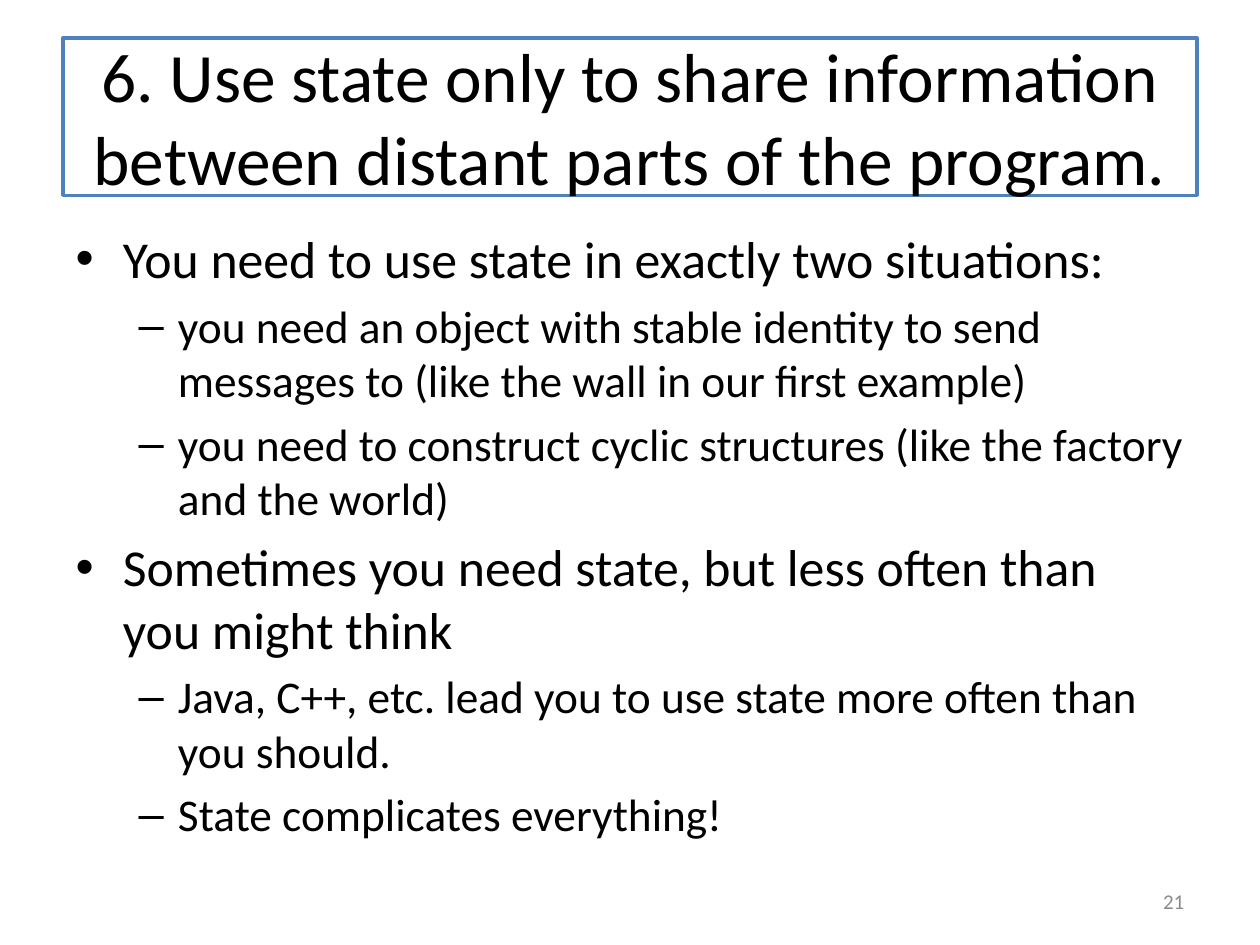
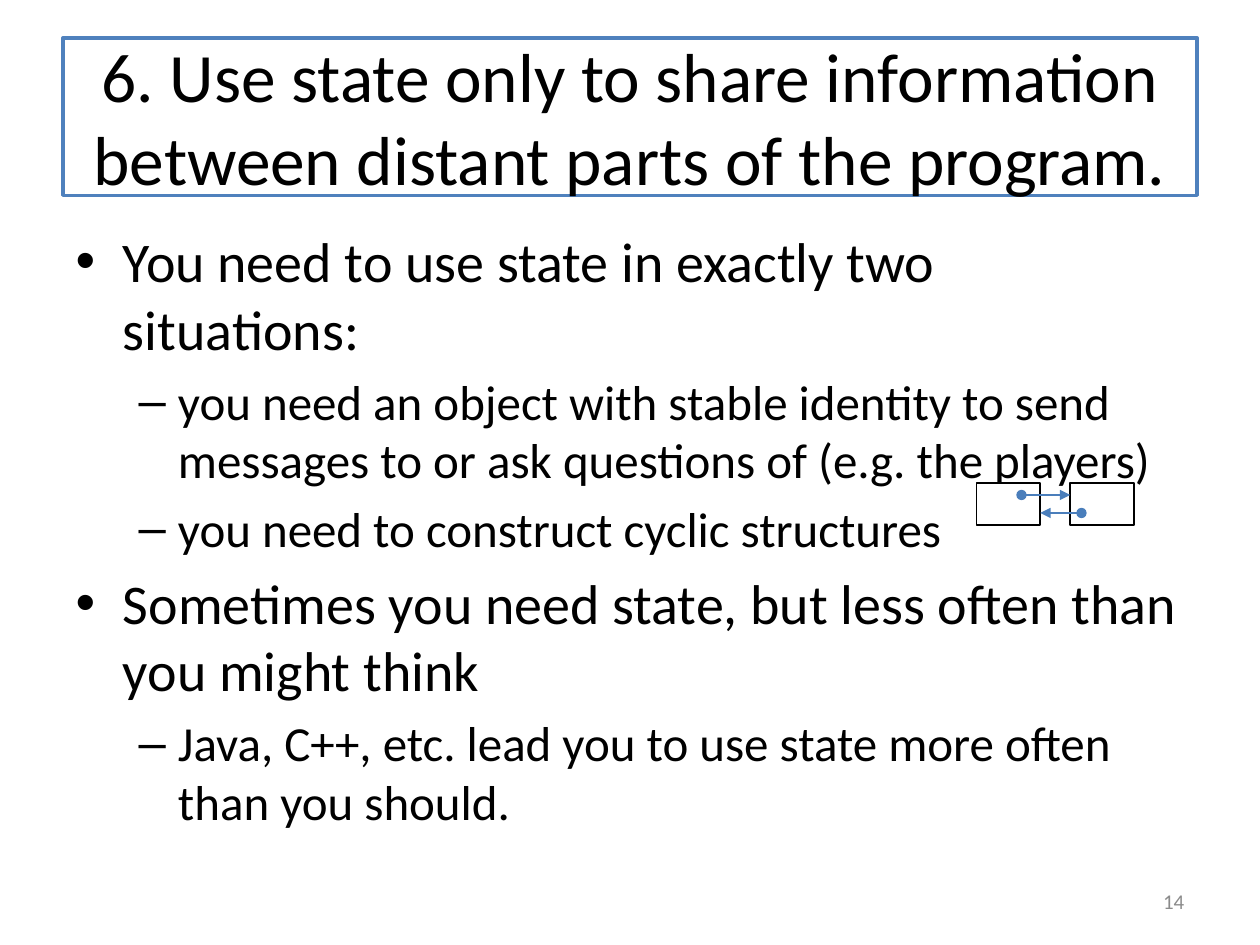
Before and after one commit to mwand/cs5010f17, a slide deck: slide 14 of Slides/Lesson 12.1 The Last Lecture.pptx (slide 21 before the commit). Drawn at 1260x945 pixels with LibreOffice and Linux fonts; fonts in the diff are those of the drawing. Boxes give left, top, right and bottom in pixels: in the first picture for what was removed or moved away, otherwise in the second. Text is boxed around its words. In the diff, an @@ line names an element or a change of style, - is before the commit and + after.

```diff
--- a/Slides/Lesson 12.1 The Last Lecture.pptx
+++ b/Slides/Lesson 12.1 The Last Lecture.pptx
@@ text at box(123, 243, 1175, 828): size 29.6 to 32 pt in "You need to use state in exactly ...", "Sometimes you need state, but less often ..."; size 25.9 to 28 pt in "Java, C++, etc. lead you to use ..." @@
@@ text at box(178, 386, 1150, 555): text changed; size 25.9 to 28 pt @@
-  – you need an object with stable identity to send messages to (like the wall in our first example)
-  – you need to construct cyclic structures (like the factory and the world)
+  – you need an object with stable identity to send messages to or ask questions of (e.g. the players)
+  – you need to construct cyclic structures
@@ group added at box(976, 483, 1134, 524): 2 rectangles, 2 double arrows @@
@@ text at box(178, 799, 722, 839): paragraph removed @@
-  – State complicates everything!
@@ page number at box(1163, 895, 1184, 909): text changed @@
-21
+14
```
Also in this commit, not shown: 10 other slides changed, 1 slide added, 7 slides removed, 3 other files.
